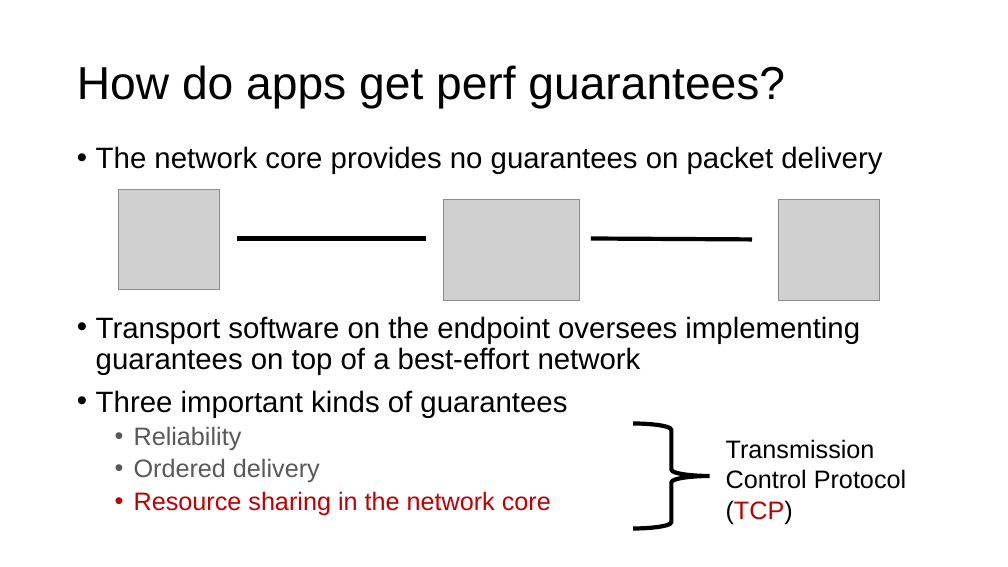
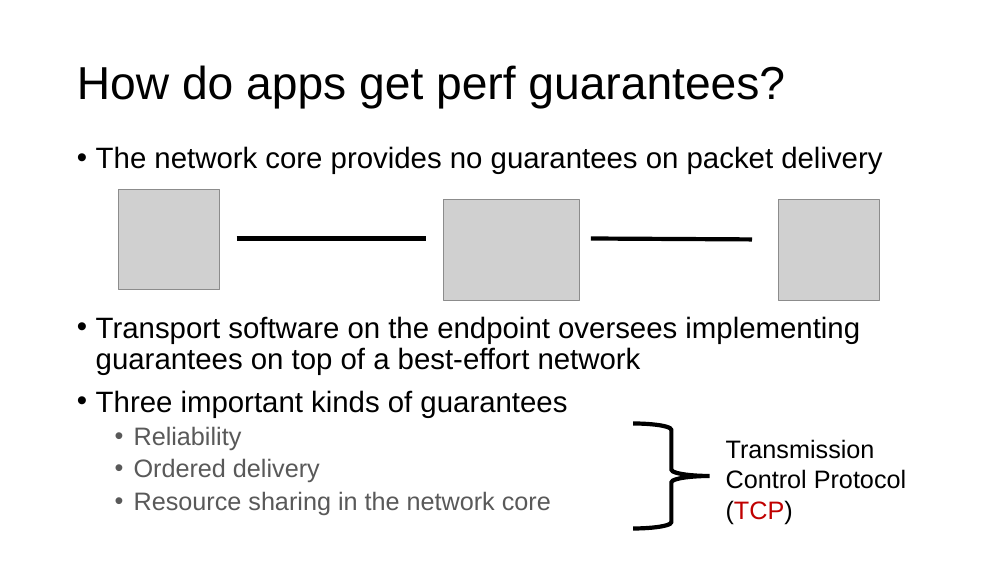
Before and after one commit to ngsrinivas/coursegen, a slide deck: slide 2 of ex/352-S21/staging/352-S21/lectures/transport-tcp-congestion-control-1.pptx (slide 4 before the commit). Drawn at 1008x567 pixels with LibreOffice and Linux fonts; fonts in the diff are those of the drawing; grey boxes stand for pictures. Boxes give left, top, right and bottom in pixels: in the first picture for what was removed or moved away, otherwise in the second. Text is boxed around its words. In the diff, an @@ line names an element or a change of style, - is before the commit and + after.

```diff
--- a/ex/352-S21/staging/352-S21/lectures/transport-tcp-congestion-control-1.pptx
+++ b/ex/352-S21/staging/352-S21/lectures/transport-tcp-congestion-control-1.pptx
@@ text at box(134, 491, 551, 515): text colour #C00000 to #595959 in "Resource sharing in the network core" @@
```
Also in this commit, not shown: 3 other slides changed, 12 slides added, 2 slides removed, 4 other files.
